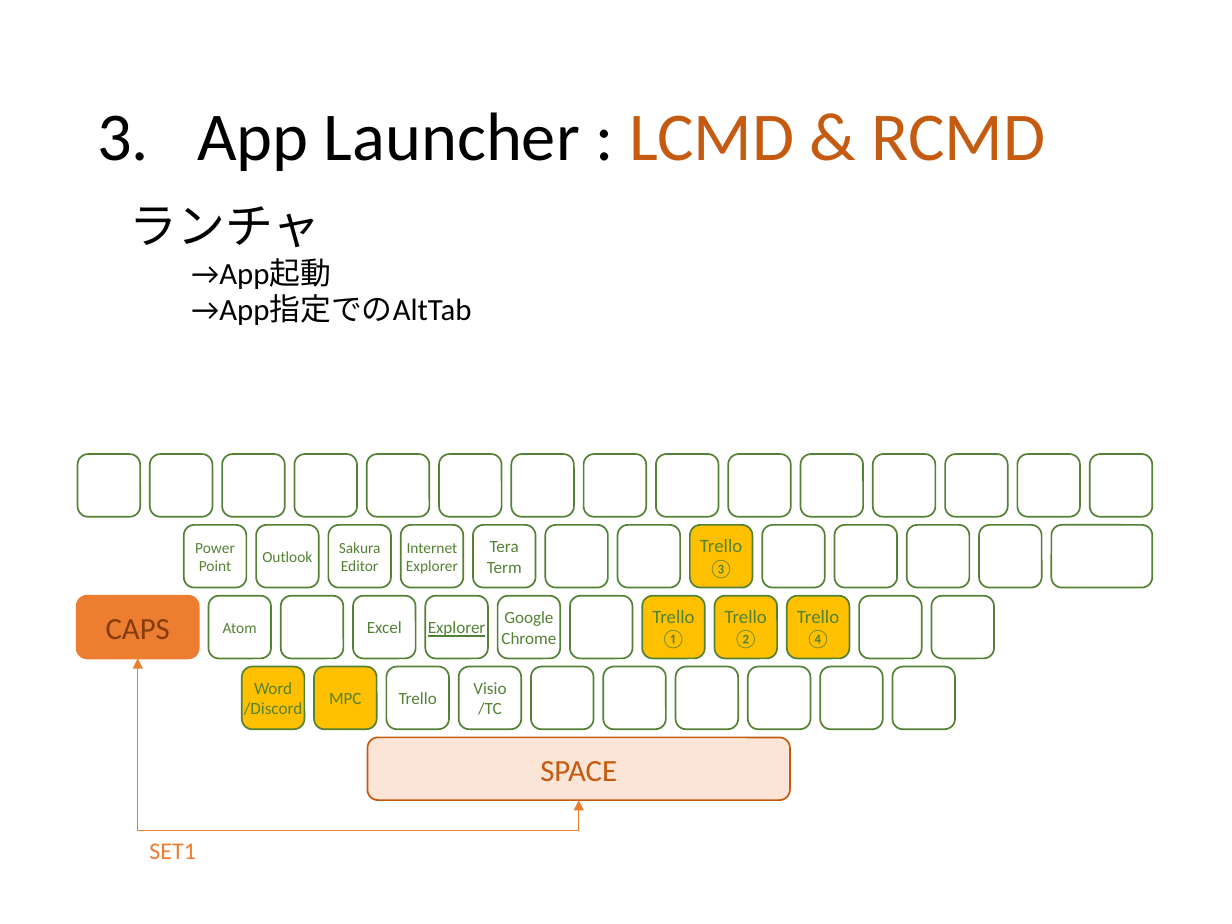
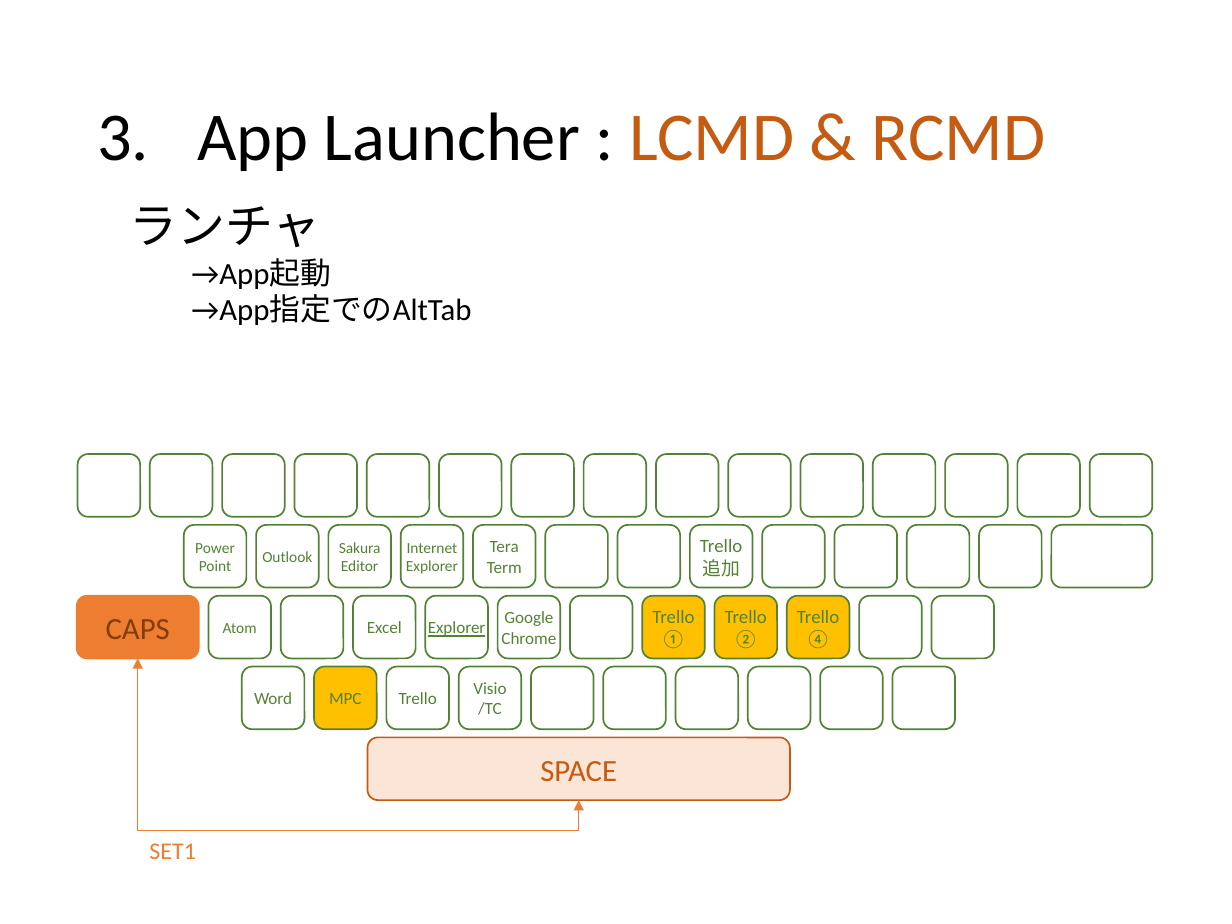
Before and after one commit to ittooo66/myAHK, a slide deck: slide 7 of MANUAL.pptx. Drawn at 1232x924 pixels with LibreOffice and Linux fonts; fonts in the diff are those of the drawing. Boxes give left, top, right and bottom in pixels: in the first picture for what was removed or moved away, otherwise in the second. Text is boxed around its words. In the diff, an @@ line names an element or a change of style, - is before the commit and + after.

```diff
--- a/MANUAL.pptx
+++ b/MANUAL.pptx
@@ rounded rectangle "Trello" at <box>690,525,753,588</box>: fill #FFC000 to none @@
@@ text in rounded rectangle at <box>702,559,740,577</box>: text changed @@
-③
+追加
@@ rounded rectangle "Word" at <box>241,667,304,729</box>: fill #FFC000 to none @@
@@ text in rounded rectangle at <box>244,702,302,715</box>: paragraph removed @@
-/Discord
```
Also in this commit, not shown: 4 other slides changed, 1 slide removed.
